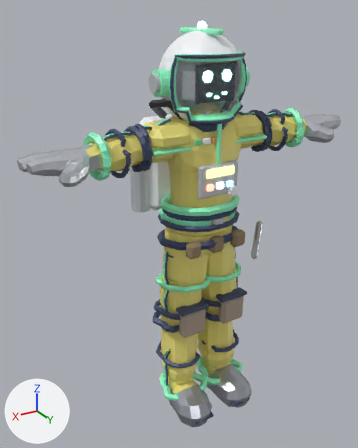
The glTF model assets/models/char_tick.glb: old version first, new version second.
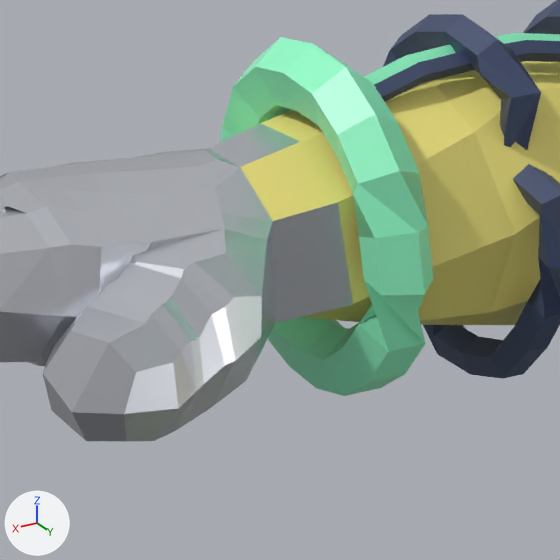
The first picture shows the older version from a 50 mm camera at (0.509, 0.788, 0.796) aimed at (0.028, -0.014, 0.395). The close-ups show the older and then the newer version on the part from 15% to 36% of the width and 28% to 45% of the height of that picture. Only the edits that show in the close-ups are written down. The lights are fixed; the arrows at lower left show +X, +Y and +Z. Where no turn or scale is listed for an object, it has been applied to the vertices. Vertices at exactly the same position are counted once.

In view in the first close-up: 'LowerArm.R_dark', 'LowerArm.R_tick_trim', 'Worker_Body_suit'.
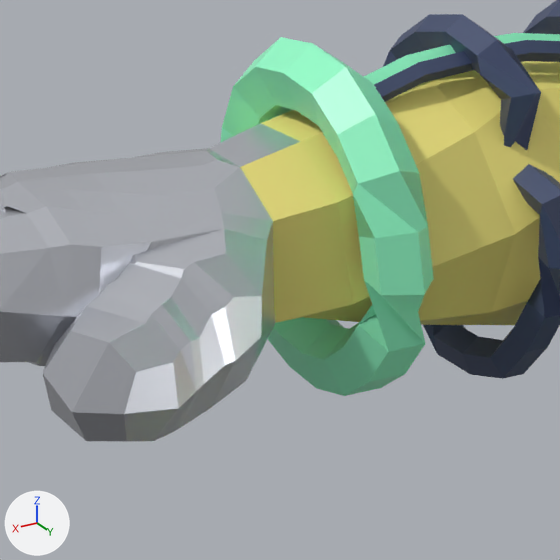
Changed parts and their boxes (x1, y1, x2, y2) in the close-ups (560 x 560 px):
part 1 of me_cube_001, recoloured (white to yellow)
    both: (273, 202, 353, 323)

What changed in the scene script:
```text
Change me_cube_001:
    where me_cube_001.from_pydata(...)  # 1209 vertices, 2414 faces; spans x -0.344..0.344, y -0.035..0.087, z 0.392..0.633
    used by ob_worker_body_suit; location = (0.0, 0.0, 0.0)
    me_cube_001 part 1: 5 faces spanning x 0.217..0.238, y 0.032..0.056, z 0.554..0.585 switch from mat_tick_glove_001 (white #dadde5) to mat_tick_suit (yellow #ede17c)
```
